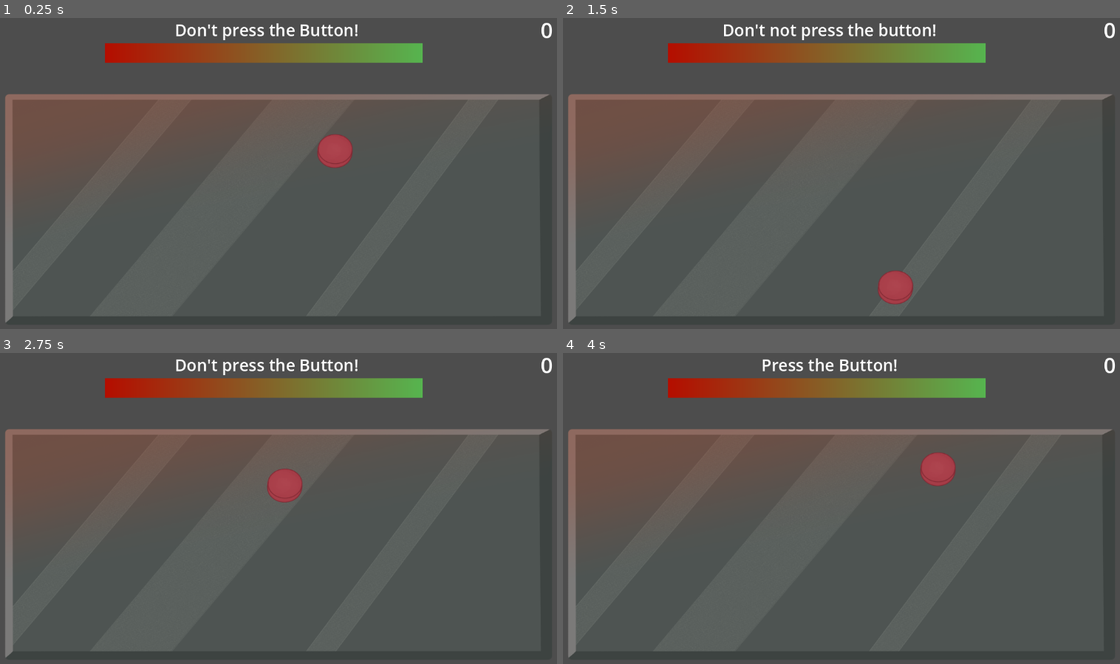
Above: before the commit, frames 1-4 (two rows, left to right).
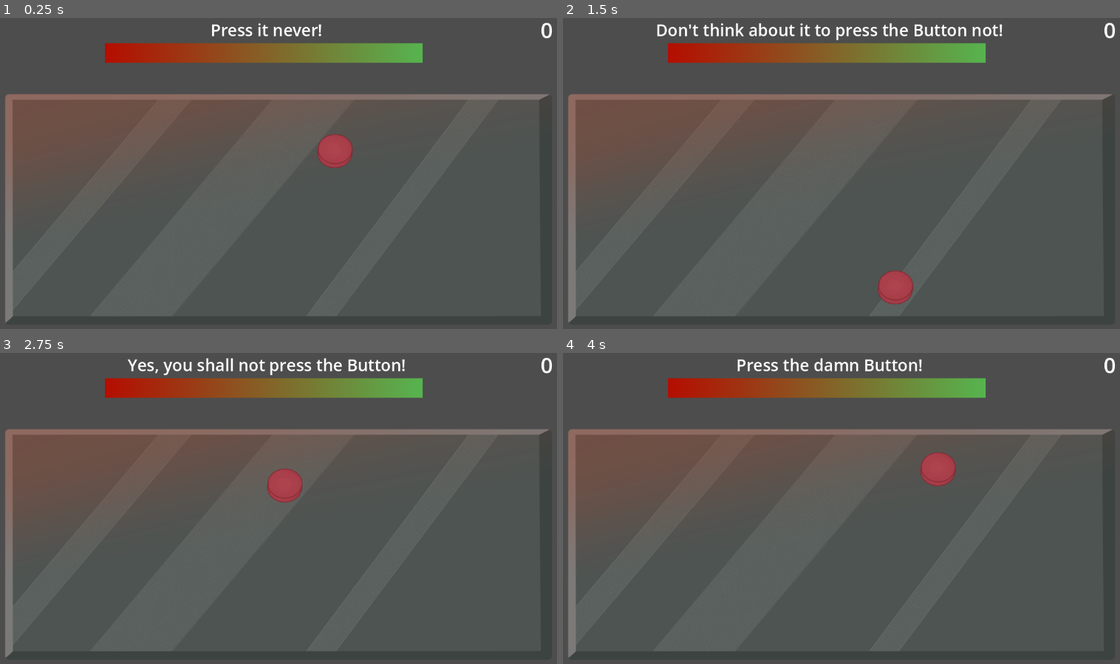
Above: after the commit, the same moments.

Repository: bene-labs/MiniJam_2023_07
Game: Godot game, scene res://game.tscn
Same seed, same stepped clock (60 frames per second), same inputs: the game is played once before the commit and once after it.
Inputs (mouse positions are in pixels of both pictures, inside the frame that each line leads up to):
- Up to frame 1 (0.25 s): no input
- Up to frame 2 (1.5 s): click (897, 151) at 0.5 s; click (1047, 142) at 1.25 s
- Up to frame 3 (2.75 s): click (334, 623) at 2 s
- Up to frame 4 (4 s): click (847, 486) at 2.75 s; click (1003, 611) at 3.5 s

The runs differ from the first frame. In frame 1, 0.7% of the frame differs, in the area x 31-65%, y 1-8%; in frame 2, 1.2%, in the area x 16-79%, y 1-8%; in frame 3, 1.0%; in frame 4, 0.7%.

Commit message:
Update single_button_challenge.tscn
Add some new Opposite-Senteces

Diff:
--- a/OppositeBombDefusal/challenges/single_button_challenge.tscn
+++ b/OppositeBombDefusal/challenges/single_button_challenge.tscn
@@ -6,5 +6,5 @@
 [node name="SingleButtonChallenge" type="Node2D"]
 script = ExtResource("1_56qh7")
 button = ExtResource("2_3uwwo")
-pressPrompts = Array[String](["Don't press the Button!", "Leave the button unpressed!", "Don't not not press the Button!"])
-dontPressPrompts = Array[String](["Press the Button!", "Don't not press the button!", "You mustn't not press the button!"])
+pressPrompts = Array[String](["Don't press the Button!", "Don't not press the Button!", "Don't not not press the Button!", "If the Button is not pressed yet, don't press it.", "Press it never!", "No, press the Button not!", "It's forbiddden to press the Button!", "Yes, you shall not press the Button!"])
+dontPressPrompts = Array[String](["Press the Button!", "Press the damn Button!", "Don't think about it to press the Button not!", "When the button is red, press it!", "Don't press it when it is already.", "when every letter in this sentence is not big, press the button!", "No, don't press not the Button!"])
